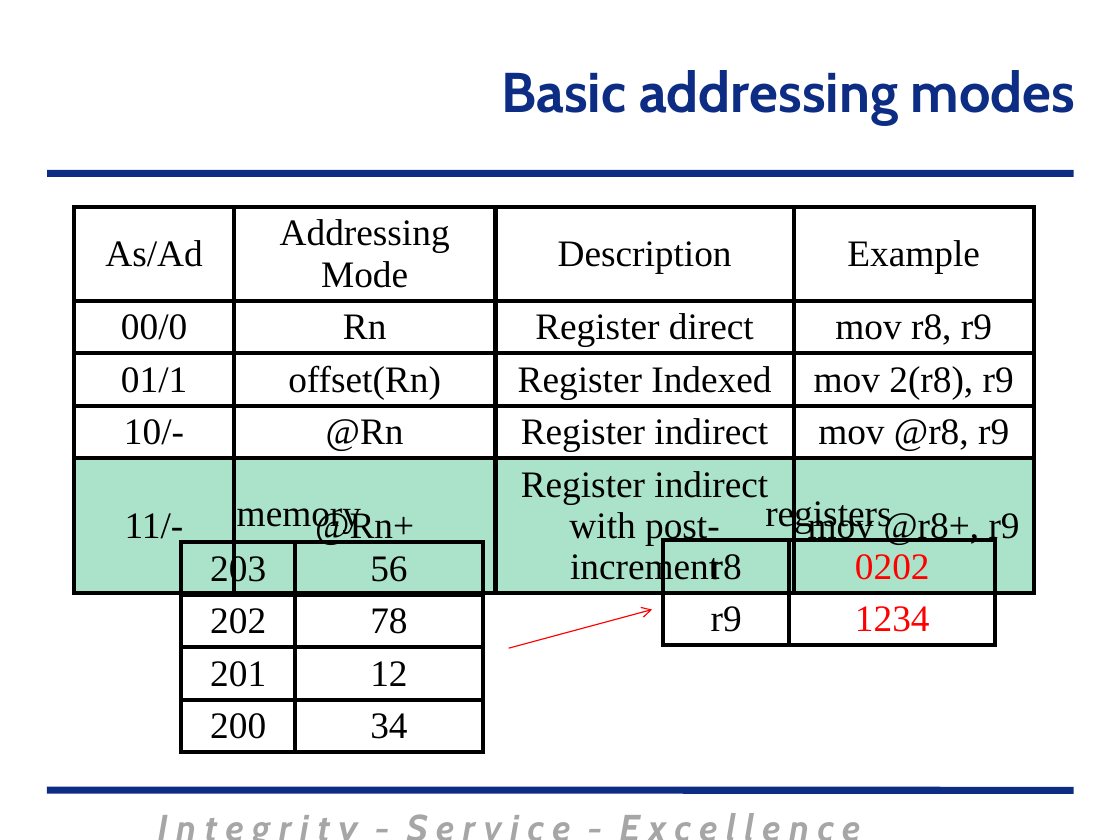
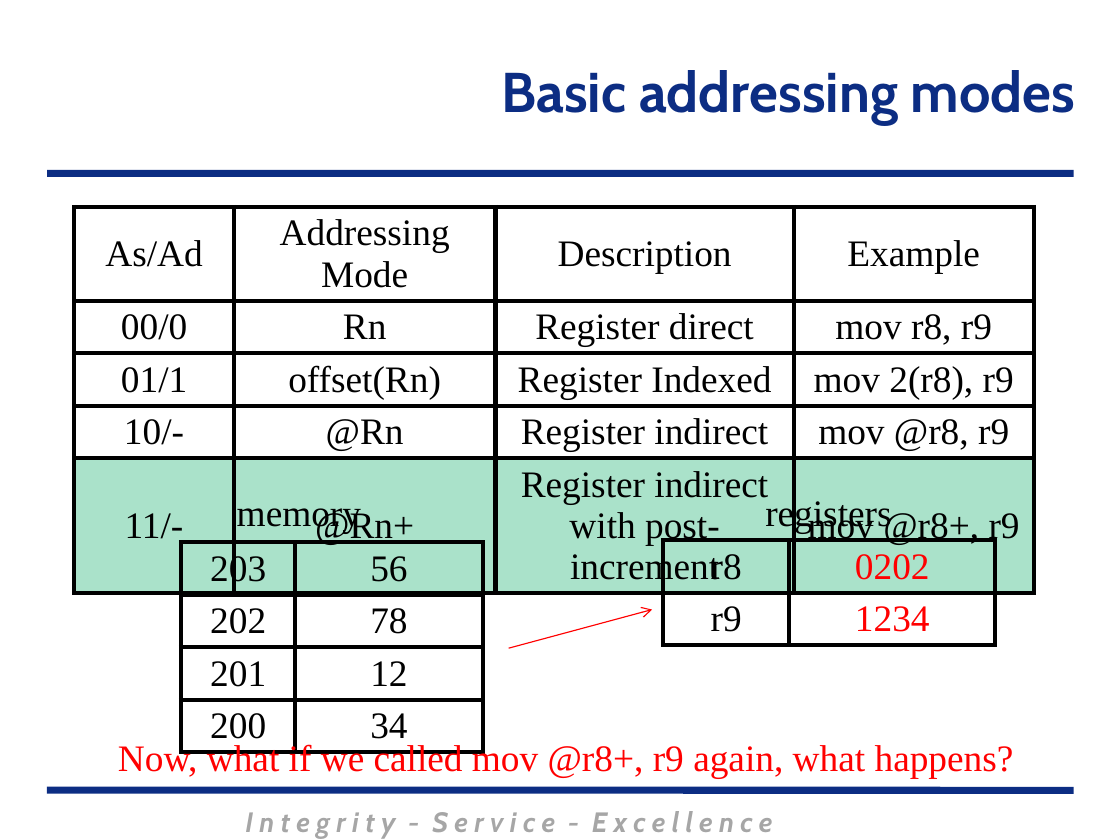
Before and after one commit to MarsUniversity/ECE382, a slide deck: slide 22 of source/lessons/lsn3-4-5/Lsn3-4-5.pptx. Drawn at 1120x840 pixels with LibreOffice and Linux fonts; fonts in the diff are those of the drawing; background and template pictures are left out. Boxes give left, top, right and bottom in pixels: in the first picture for what was removed or moved away, otherwise in the second. Text is boxed around its words. In the diff, an @@ line names an element or a change of style, - is before the commit and + after.

```diff
--- a/source/lessons/lsn3-4-5/Lsn3-4-5.pptx
+++ b/source/lessons/lsn3-4-5/Lsn3-4-5.pptx
@@ text added at <box>118,742,1014,778</box>, 24 pt, text #FF0000 @@
+Now, what if we called mov @r8+, r9 again, what happens?
@@ text "I n t e g ..." at <box>245,811,773,838</box>: size 24 to 18 pt; less space between paragraphs @@
```
Also in this commit, not shown: 42 other slides changed, 1 slide added, 10 slides removed, 4 other files.
